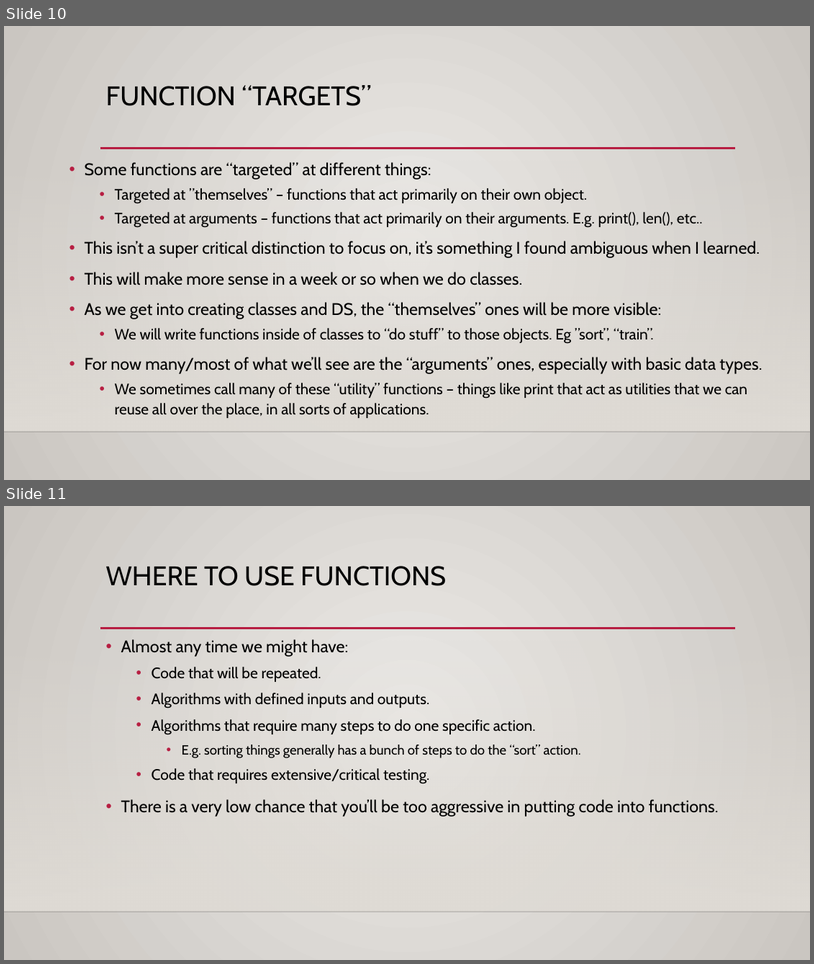
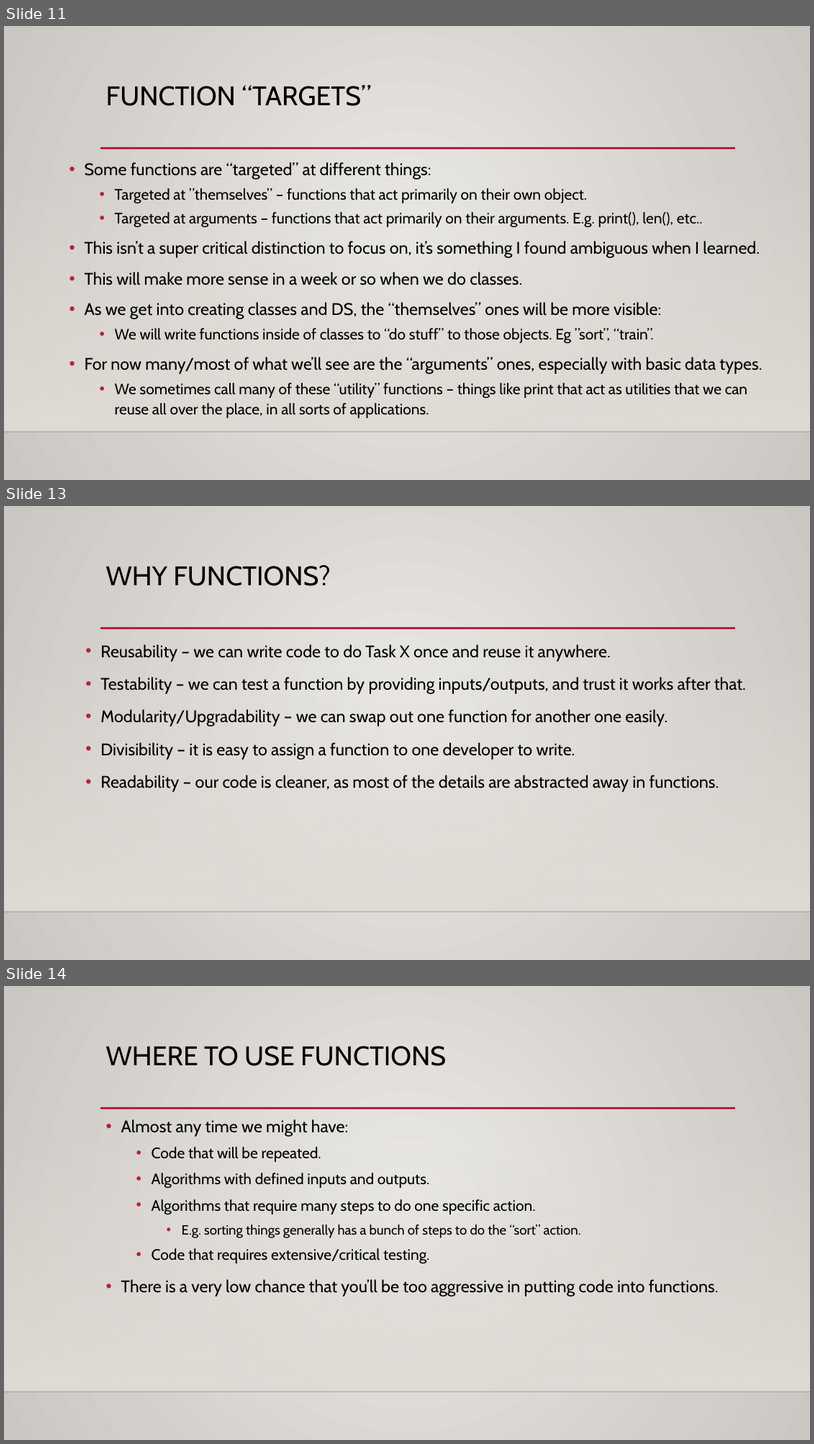
Before and after one commit to AkeemSemperDataScience/Programming_Basics_for_Machine_Learning_Students, a slide deck: reference_material/slides/004_functions.pptx. Shown one above the other, each under a label of ours: slides 10 and 11 before the commit, slides 11, 13 and 14 after it; the slides between them are not shown. The pictures are 814x964 and 814x1444 pixels, drawn with LibreOffice and Linux fonts; fonts in the diff are those of the drawing; background and template pictures are left out. Boxes give left, top, right and bottom in pixels: in the first picture for what was removed or moved away, otherwise in the second. Text is boxed around its words. In the diff, an @@ line names an element or a change of style, - is before the commit and + after.

```diff
--- a/reference_material/slides/004_functions.pptx
+++ b/reference_material/slides/004_functions.pptx
@@ slide 13 added at [4, 506, 810, 960], background gradient #ECEAE7 to #CAC7C1; not listed: 3 template elements that a slide beside it also shows @@
@@ title added at [106, 565, 330, 586], 32 pt, text #000000 @@
+WHY FUNCTIONS?
@@ text added at [100, 644, 746, 792], 20 pt, text #000000 @@
+• Reusability – we can write code to do Task X once and reuse it anywhere.
+• Testability – we can test a function by providing inputs/outputs, and trust it works after that.
+• Modularity/Upgradability – we can swap out one function for another one easily.
+• Divisibility – it is easy to assign a function to one developer to write.
+• Readability – our code is cleaner, as most of the details are abstracted away in functions.
@@ what was slide 10 is now slide 11 @@
@@ what was slide 11 is now slide 14 @@
```
Also in this commit, not shown: 2 other slides added, 1 other file.
